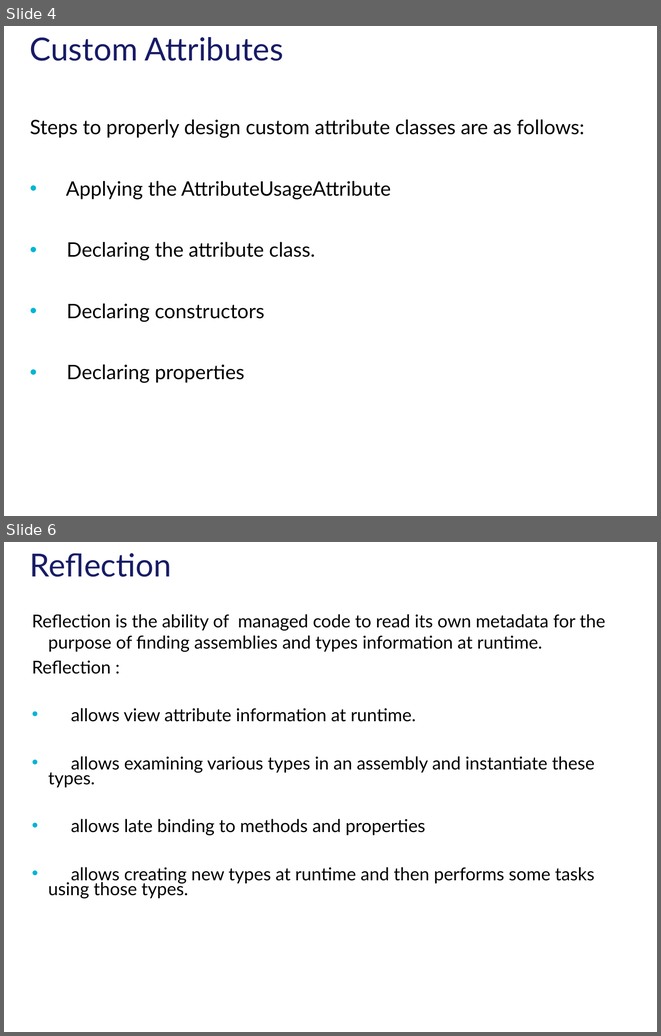
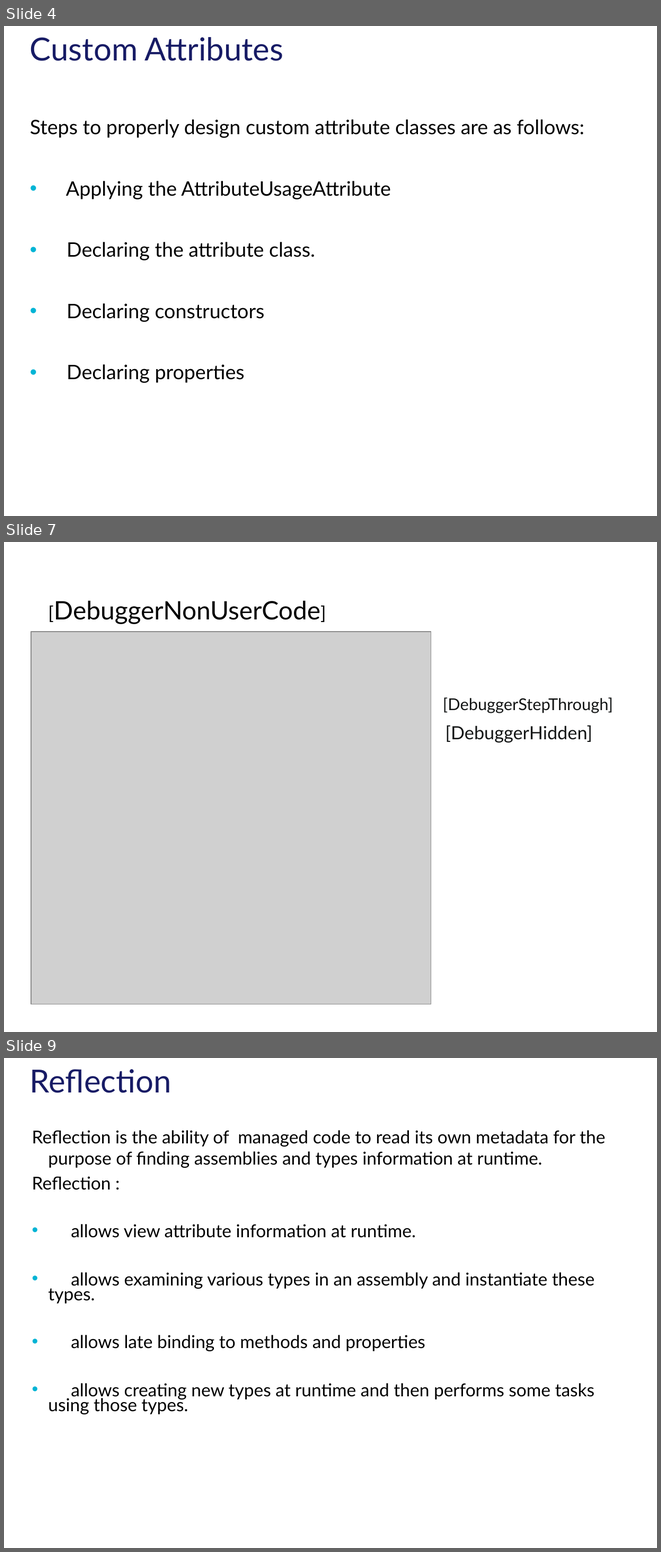
Before and after one commit to tarasiscom/Lv-273, a slide deck: education/Attributes & Reflection.pptx. Shown one above the other, each under a label of ours: slides 4 and 6 before the commit, slides 4, 7 and 9 after it; the slides between them are not shown. The pictures are 661x1036 and 661x1552 pixels, drawn with LibreOffice and Linux fonts; fonts in the diff are those of the drawing; grey boxes stand for pictures; background and template pictures are left out. Boxes give left, top, right and bottom in pixels: in the first picture for what was removed or moved away, otherwise in the second. Text is boxed around its words. In the diff, an @@ line names an element or a change of style, - is before the commit and + after.

```diff
--- a/education/Attributes & Reflection.pptx
+++ b/education/Attributes & Reflection.pptx
@@ slide 7 added at <box>4,542,657,1032</box>, background #FFFFFF @@
@@ subtitle added at <box>54,600,320,624</box>, 28 pt, text #000000 @@
+[DebuggerNonUserCode]
@@ picture added at <box>31,632,430,1004</box> @@
@@ text added at <box>443,697,613,713</box>, 18 pt, text #131515 @@
+[DebuggerStepThrough]
@@ text added at <box>445,725,593,743</box>, 20 pt, text #131515 @@
+[DebuggerHidden]
@@ what was slide 6 is now slide 9 @@
```
Also in this commit, not shown: 6 slides changed, 2 other slides added, 1 slide removed.
